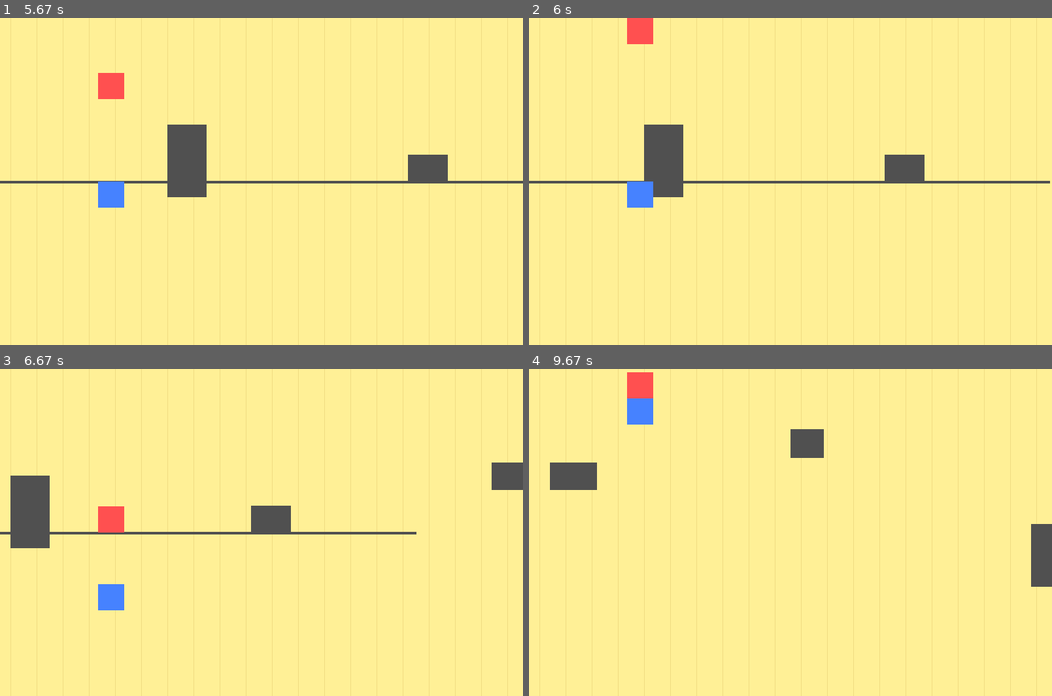
Above: before the commit, frames 1-4 (two rows, left to right).
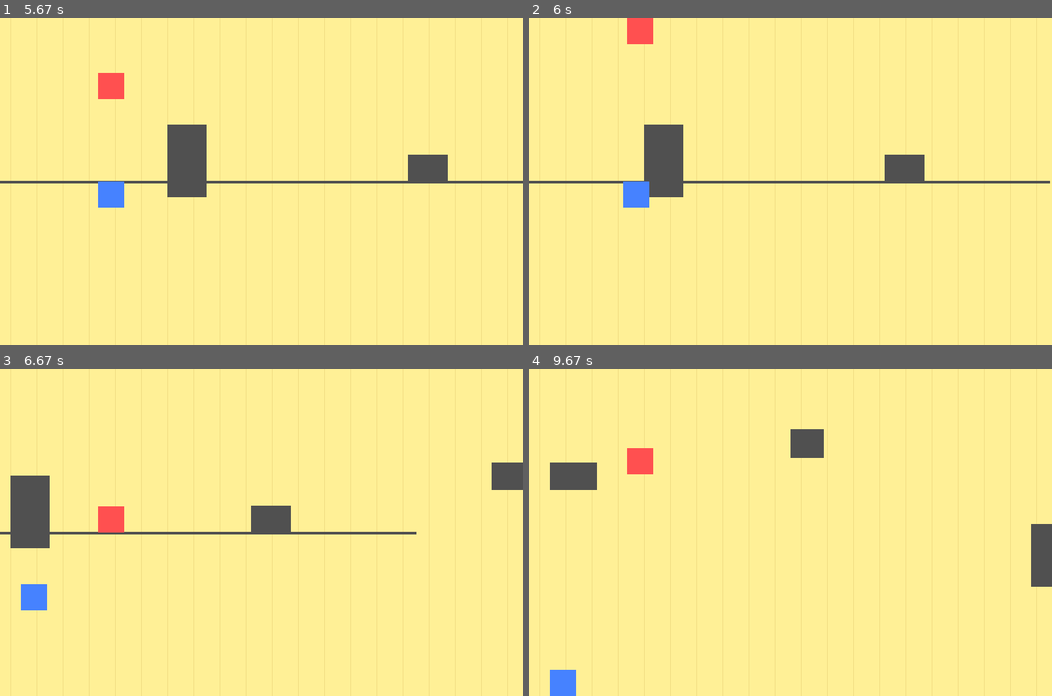
Above: after the commit, the same moments.

Repository: leomarsolla/pygameleomarcondes
Game: pygame game, started from jogo.py
Two runs of this game, one before a commit and one after it. Both use one fixed random seed, a clock stepped at 60 frames per second and the inputs below.
Inputs (mouse positions are in pixels of both pictures, inside the frame that each line leads up to):
- Up to frame 1 (5.67 s): click (261, 181) at 0.38 s; tap Space at 0.67, 1.07, 1.37, 1.9, 2.2, 2.97, 3.3, 3.6, 4.13, 4.43, 4.8, 5.2, 5.5 s; tap W at 1.98, 3.38, 4.88 s
- Up to frame 2 (6 s): tap Space at 5.7 s
- Up to frame 3 (6.67 s): tap Space at 6, 6.2, 6.53 s; tap W at 6.28 s
- Up to frame 4 (9.67 s): tap Space at 6.83, 7.6, 7.93, 8.23, 8.77, 9.07 s; tap W at 7.68, 8.85 s

Frame 1 is identical in both runs. In frame 2, 0.1% of the frame differs, in the area x 18-24%, y 50-58%; in frame 3, 0.8%; in frame 4, 1.6%, in the area x 4-24%, y 1-100%.

Commit message:
v12 - colisão com os blocos

Diff:
--- a/jogo.py
+++ b/jogo.py
@@ -55,7 +55,7 @@
             self.vel_y = 0
             self.on_ground = False
 
-    def update(self, other_players):
+    def update(self, other_players, blocks_group):
         self.vel_y += 1.2 * self.gravity_dir
         self.rect.y += self.vel_y
 
@@ -87,6 +87,22 @@
                     self.rect.top = other.rect.bottom
                 self.vel_y = 0
                 landed = True
+
+        for block in pygame.sprite.spritecollide(self, blocks_group, False):
+            if self.rect.right > block.rect.left and self.rect.left < block.rect.left:
+                self.rect.right = block.rect.left
+            elif self.rect.bottom > block.rect.top and self.rect.top < block.rect.top:
+                self.rect.bottom = block.rect.top
+                self.vel_y = 0
+                landed = True
+            elif self.rect.top < block.rect.bottom and self.rect.bottom > block.rect.bottom:
+                self.rect.top = block.rect.bottom
+                self.vel_y = 0
+                landed = True
+
+        if self.rect.left < 0:
+            self.alive = False
+            self.kill()
 
         self.on_ground = landed
 
@@ -222,7 +238,7 @@
         scrolling = True
 
     for player in players:
-        player.update(players)
+        player.update(players, blocks)
         if barrier_active and player.rect.right > barrier_x:
             player.rect.right = barrier_x
 
